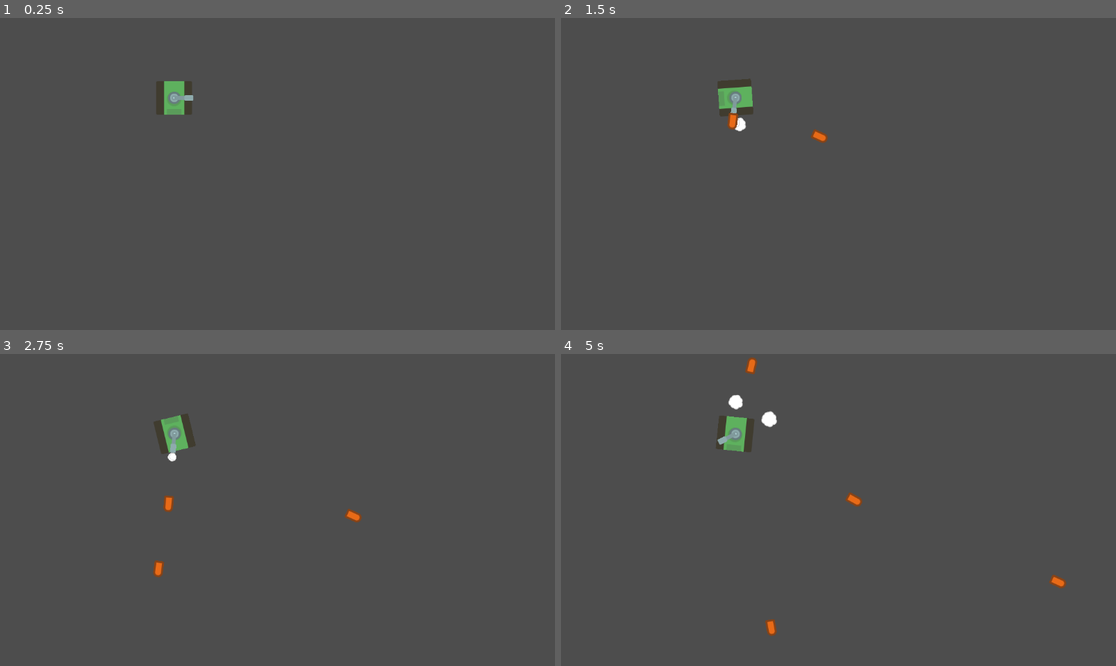
Above: before the commit, frames 1-4 (two rows, left to right).
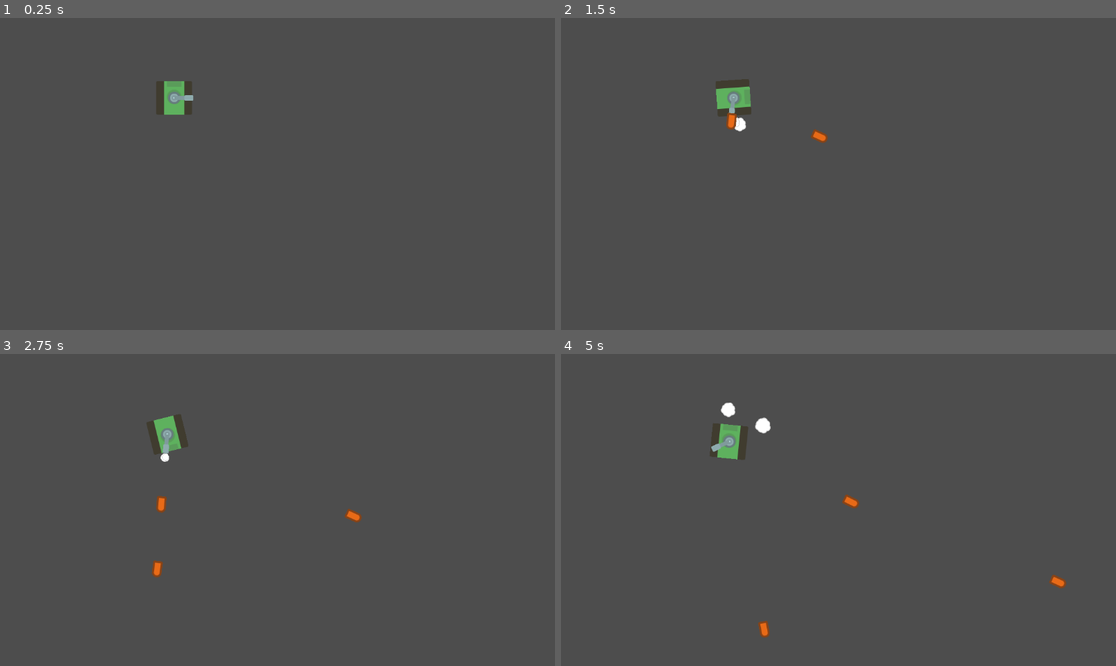
Above: after the commit, the same moments.

Repository: KakCmambnporpawwucmow/tanks_kidz
Game: Godot game, scene res://tmp/test_tank.tscn
The game is run twice, just before and just after one commit, with the same random seed, the same clock (stepped at 60 frames per second) and the same inputs. The project has no main scene, so this scene is started directly.
Inputs (mouse positions are in pixels of both pictures, inside the frame that each line leads up to):
- Up to frame 1 (0.25 s): no input
- Up to frame 2 (1.5 s): tap Enter at 0.5 s; move the mouse to (960, 158) at 0.52 s; hold D (ui_turn_right) 0.53-1.28 s; click (960, 158) at 0.67 s; move the mouse to (727, 189) at 1.27 s; hold S (ui_back) from 1.28 s (still down); click (727, 189) at 1.42 s
- Up to frame 3 (2.75 s): move the mouse to (333, 441) at 2.02 s; release S (ui_back) at 2.03 s; hold D (ui_turn_right) from 2.03 s (still down); click (333, 441) at 2.17 s
- Up to frame 4 (5 s): move the mouse to (810, 572) at 2.77 s; release D (ui_turn_right) at 2.78 s; hold W (ui_forward) 2.78-3.53 s; click (810, 572) at 2.92 s; move the mouse to (1005, 556) at 3.52 s; hold A (ui_turn_left) from 3.53 s (still down); click (1005, 556) at 3.67 s; move the mouse to (672, 463) at 4.27 s; click (672, 463) at 4.42 s

The runs differ from the first frame. In frame 2, 0.2% of the frame differs, in the area x 27-35%, y 19-37%; in frame 3, 1.0%; in frame 4, 1.4%, in the area x 26-55%, y 1-91%.

Commit message:
Add
Добавил для танка движение вперёд и назад клавишами W S.

Diff:
--- a/components/move_component.gd
+++ b/components/move_component.gd
@@ -3,36 +3,49 @@
 class_name MoveComponent
 
 @export var rotation_speed: float = 2.0  # Скорость поворота
+@export var moving_straight_speed:float = 20 # скорость по прямой
 @onready var parent:Node2D = get_parent()
+@export var move_direction: Vector2
+@export var start_move_direction: Vector2
 
 var is_rotating_to: bool = false
+var is_rotating: bool = false
+var is_moving_straight:bool = false
 var target_angle: float = 0.0
-var is_rotating: bool = false
 var _target_position:Vector2 = Vector2.ZERO
 
 func smooth_look_at(target_position: Vector2):
 	_target_position = target_position
 	is_rotating_to = true
-	print("Info. Turn smooth_look_at.")
 
 func rotate_left():
 	target_angle = -rotation_speed
 	is_rotating = true
-	print("Info. Turn left.")
 
 func rotate_right():
 	target_angle = rotation_speed
 	is_rotating = true
-	print("Info. Turn right.")
 
 func rotate_stop():
 	target_angle = 0
 	is_rotating = false
-	print("Info. Turn stop.")
+
+func move_forward():
+	start_move_direction = Vector2.UP
+	move_direction = start_move_direction.rotated(parent.global_rotation)
+	is_moving_straight = true
+
+func move_back():
+	start_move_direction = Vector2.DOWN
+	move_direction = start_move_direction.rotated(parent.global_rotation)
+	is_moving_straight = true
+
+func move_stop():
+	move_direction = Vector2.ZERO
+	is_moving_straight = false
 
 func _process(delta):
 	if is_rotating_to:
-
 		# Плавная интерполяция угла
 		var target_global_angle = (_target_position - parent.global_position).angle()
 		parent.global_rotation = rotate_toward(parent.global_rotation, target_global_angle, rotation_speed * delta)
@@ -40,5 +53,11 @@
 		if abs(parent.global_rotation - target_global_angle) < 0.01:
 			parent.global_rotation = target_global_angle
 			is_rotating_to = false
+		move_direction = start_move_direction.rotated(parent.global_rotation)
+
 	if is_rotating:
 		parent.rotation += target_angle * delta
+		move_direction = start_move_direction.rotated(parent.global_rotation)
+
+	if is_moving_straight:
+		parent.position += move_direction * moving_straight_speed * delta
--- a/entities/tanks/base_tank.gd
+++ b/entities/tanks/base_tank.gd
@@ -1,4 +1,4 @@
-extends Node2D
+extends Area2D
 
 func _input(event):
 	# Одиночные нажатия
@@ -10,3 +10,12 @@
 		$MoveComponent.rotate_right()
 	if Input.is_action_just_released("ui_turn_right"):
 		$MoveComponent.rotate_stop()
+
+	if Input.is_action_just_pressed("ui_forward"):
+		$MoveComponent.move_forward()
+	if Input.is_action_just_released("ui_forward"):
+		$MoveComponent.move_stop()
+	if Input.is_action_just_pressed("ui_back"):
+		$MoveComponent.move_back()
+	if Input.is_action_just_released("ui_back"):
+		$MoveComponent.move_stop()
--- a/entities/tanks/base_tank.tscn
+++ b/entities/tanks/base_tank.tscn
@@ -1,18 +1,25 @@
-[gd_scene load_steps=5 format=3 uid="uid://c73i8so634xku"]
+[gd_scene load_steps=6 format=3 uid="uid://c73i8so634xku"]
 
 [ext_resource type="Script" uid="uid://cg4llv0d33fgp" path="res://entities/tanks/base_tank.gd" id="1_48o11"]
 [ext_resource type="Texture2D" uid="uid://djnv56ibjh2hh" path="res://assets/graphics/tanks/medium_tank.png" id="2_tnxf0"]
 [ext_resource type="PackedScene" uid="uid://d2ie7t1fstent" path="res://entities/tanks/base_turret.tscn" id="3_aljos"]
 [ext_resource type="PackedScene" uid="uid://c1b5k26ufnqc5" path="res://components/move_component.tscn" id="4_uq7a4"]
 
-[node name="BaseTank" type="Node2D"]
+[sub_resource type="RectangleShape2D" id="RectangleShape2D_48o11"]
+size = Vector2(64, 64)
+
+[node name="BaseTank" type="Area2D"]
 script = ExtResource("1_48o11")
 
 [node name="view" type="Sprite2D" parent="."]
 position = Vector2(220, 709)
 texture = ExtResource("2_tnxf0")
 offset = Vector2(-220, -709)
+flip_v = true
 
 [node name="BaseTurret" parent="." instance=ExtResource("3_aljos")]
 
 [node name="MoveComponent" parent="." instance=ExtResource("4_uq7a4")]
+
+[node name="CollisionShape2D" type="CollisionShape2D" parent="."]
+shape = SubResource("RectangleShape2D_48o11")
